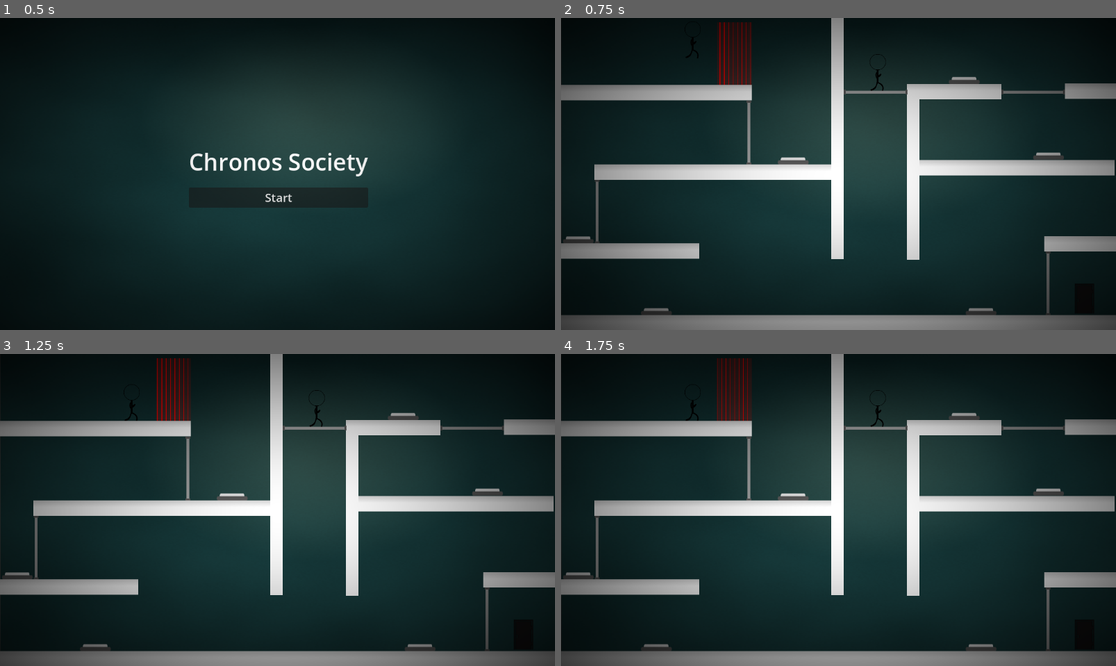
Above: before the commit, frames 1-4 (two rows, left to right).
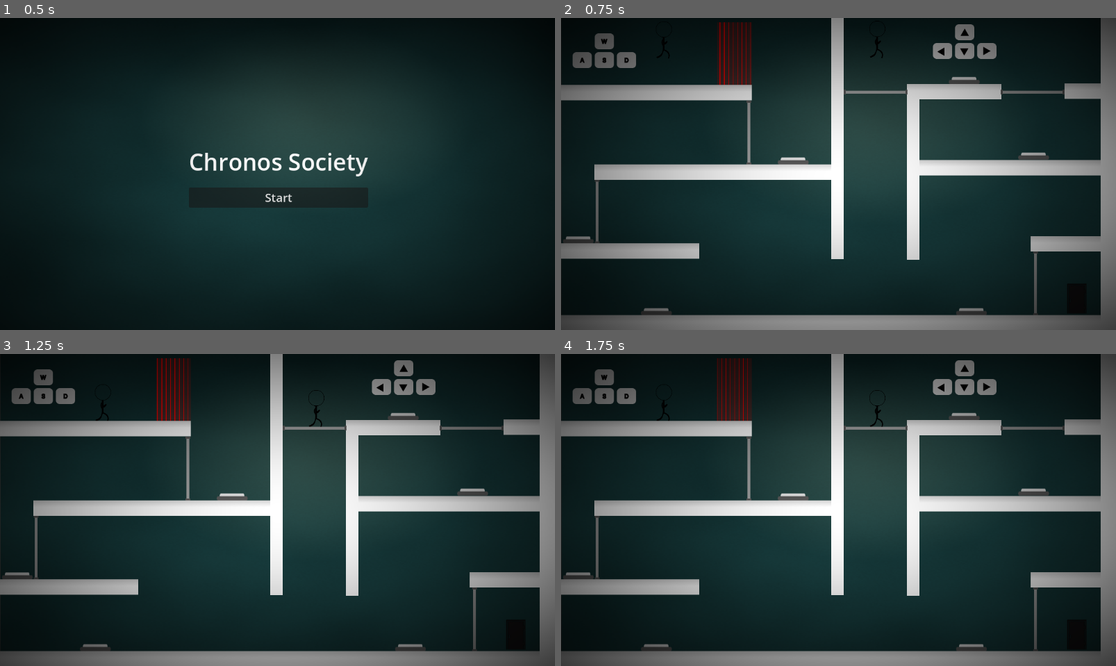
Above: after the commit, the same moments.

Repository: NahuelArrieta/ChronosSociety
Game: Godot game, scene res://ui/main_menu.tscn
The game is run twice, just before and just after one commit, with the same random seed, the same clock (stepped at 60 frames per second) and the same inputs.
Inputs:
- Up to frame 1 (0.5 s): no input
- Up to frame 2 (0.75 s): click "Start" at 0.5 s
- Up to frame 3 (1.25 s): no input
- Up to frame 4 (1.75 s): tap Space (REVERT_P1) at 1.35 s

Frame 1 is identical in both runs. In frame 2, 4.2% of the frame differs, in the area x 2-100%, y 0-96%; in frame 3, 4.2%; in frame 4, 4.2%.

Commit message:
Fix level (#13)
* fix kill zone

* add level logic

* fix button

* finish level

* finish level

* mino fixes

* add tutorials

Diff:
--- a/global.gd
+++ b/global.gd
@@ -14,3 +14,4 @@
 signal revert_stopped()
 signal buttonChanged(groupId: int, active: bool)
 signal game_won()
+signal tutorial(id: int, active: bool)
--- a/levels/level.tscn
+++ b/levels/level.tscn
@@ -13,6 +13,8 @@
 [ext_resource type="PackedScene" uid="uid://4brmlpdgi2ea" path="res://entities/enviroment/winning_door.tscn" id="10_ukwr8"]
 [ext_resource type="Script" uid="uid://bol7ttel1fahb" path="res://levels/scene_contoller.gd" id="11_pb8y7"]
 [ext_resource type="PackedScene" uid="uid://h4skg4i8mjva" path="res://entities/enviroment/killzone/killzone.tscn" id="12_hy0rb"]
+[ext_resource type="PackedScene" uid="uid://bccuddhtm4ue2" path="res://ui/tutorial_trigger.tscn" id="14_d7v53"]
+[ext_resource type="PackedScene" uid="uid://5i7ldojfh63i" path="res://ui/tutorial.tscn" id="15_0qmeg"]
 
 [node name="Node2D" type="Node2D"]
 
@@ -21,10 +23,10 @@
 scale = Vector2(1.01048, 1.04758)
 
 [node name="Player1" parent="." instance=ExtResource("1_80vhd")]
-position = Vector2(274, 41)
+position = Vector2(214, 41)
 
 [node name="Player2" parent="." instance=ExtResource("1_80vhd")]
-position = Vector2(658, 109)
+position = Vector2(657, 40)
 player_number = 2
 
 [node name="Platforms" type="Node" parent="."]
@@ -34,8 +36,8 @@
 scale = Vector2(13.3622, 1)
 
 [node name="Platform9" parent="Platforms" instance=ExtResource("2_hjsbj")]
-position = Vector2(1144, 152)
-scale = Vector2(6.1016, 1)
+position = Vector2(1088, 152)
+scale = Vector2(2.7016, 1)
 
 [node name="Platform3" parent="Platforms" instance=ExtResource("2_hjsbj")]
 position = Vector2(318, 320)
@@ -50,11 +52,11 @@
 scale = Vector2(12.6822, 1)
 
 [node name="Platform10" parent="Platforms" instance=ExtResource("2_hjsbj")]
-position = Vector2(1121, 469)
-scale = Vector2(7.40223, 1)
+position = Vector2(1063, 469)
+scale = Vector2(5.48223, 1)
 
 [node name="Platform7" parent="Platforms" instance=ExtResource("2_hjsbj")]
-position = Vector2(586, 633)
+position = Vector2(553, 633)
 scale = Vector2(37.5222, 1)
 
 [node name="Platform8" parent="Platforms" instance=ExtResource("2_hjsbj")]
@@ -66,7 +68,7 @@
 scale = Vector2(1, 20.6)
 
 [node name="Wall2" parent="Platforms" instance=ExtResource("4_mxp4k")]
-position = Vector2(1169, 301)
+position = Vector2(1136, 301)
 scale = Vector2(1, 20.6)
 
 [node name="Wall3" parent="Platforms" instance=ExtResource("4_mxp4k")]
@@ -95,7 +97,7 @@
 [node name="Door 1" type="Node" parent="Enviroment"]
 
 [node name="Button" parent="Enviroment/Door 1" instance=ExtResource("4_5mrsh")]
-position = Vector2(1012, 285)
+position = Vector2(981, 285)
 groupId = 1
 
 [node name="Door2" parent="Enviroment/Door 1" instance=ExtResource("5_safpt")]
@@ -105,7 +107,7 @@
 [node name="Door 2" type="Node" parent="Enviroment"]
 
 [node name="Door" parent="Enviroment/Door 2" instance=ExtResource("5_safpt")]
-position = Vector2(980, 154)
+position = Vector2(979, 154)
 rotation = 1.5708
 groupId = 2
 
@@ -143,11 +145,11 @@
 [node name="Door 5" type="Node" parent="Enviroment"]
 
 [node name="Button3" parent="Enviroment/Door 5" instance=ExtResource("4_5mrsh")]
-position = Vector2(872, 608)
+position = Vector2(852, 608)
 groupId = 5
 
 [node name="Door3" parent="Enviroment/Door 5" instance=ExtResource("5_safpt")]
-position = Vector2(1011, 551)
+position = Vector2(985, 551)
 groupId = 5
 
 [node name="AudioStreamPlayer2D" type="AudioStreamPlayer2D" parent="."]
@@ -163,8 +165,50 @@
 [node name="TimeTravelController" parent="." instance=ExtResource("9_ukwr8")]
 
 [node name="WinningDoor" parent="." instance=ExtResource("10_ukwr8")]
-position = Vector2(1085, 583)
+position = Vector2(1069, 583)
 scale = Vector2(0.5, 0.5)
 
 [node name="SceneContoller" type="Node" parent="."]
 script = ExtResource("11_pb8y7")
+
+[node name="Tutorials" type="Node" parent="."]
+
+[node name="Trigger" parent="Tutorials" instance=ExtResource("14_d7v53")]
+position = Vector2(164, 70)
+scale = Vector2(-15.936, -6.89941)
+
+[node name="Trigger2" parent="Tutorials" instance=ExtResource("14_d7v53")]
+position = Vector2(653, 73)
+scale = Vector2(-6.36707, -7.40513)
+id = 1
+
+[node name="Trigger3" parent="Tutorials" instance=ExtResource("14_d7v53")]
+position = Vector2(227, 238)
+rotation = -3.14159
+scale = Vector2(15.2781, 6.19777)
+id = 2
+
+[node name="Trigger4" parent="Tutorials" instance=ExtResource("14_d7v53")]
+position = Vector2(653, 268)
+rotation = -3.14159
+scale = Vector2(6.07896, 10.538)
+id = 3
+
+[node name="Tutorial" parent="Tutorials" instance=ExtResource("15_0qmeg")]
+position = Vector2(90, 68)
+sprite = "wasd"
+
+[node name="Tutorial2" parent="Tutorials" instance=ExtResource("15_0qmeg")]
+position = Vector2(838, 49)
+id = 1
+sprite = "arrows"
+
+[node name="Tutorial3" parent="Tutorials" instance=ExtResource("15_0qmeg")]
+position = Vector2(137, 237)
+id = 2
+sprite = "space"
+
+[node name="Tutorial4" parent="Tutorials" instance=ExtResource("15_0qmeg")]
+position = Vector2(653, 363)
+id = 3
+sprite = "shift"
--- /dev/null
+++ b/ui/tutorial.gd
@@ -0,0 +1,17 @@
+extends Node2D
+
+@export var id: int
+@export var sprite: String
+
+func _ready() -> void:
+	$Animation.play(sprite)
+	$Animation.visible = false
+	Global.tutorial.connect(setSprite)
+
+func setSprite(triggerId: int, active: bool):
+	if triggerId != id:
+		return
+	if active:
+		$Animation.visible = true
+	else:
+		$Animation.visible = false
--- /dev/null
+++ b/ui/tutorial.tscn
@@ -0,0 +1,49 @@
+[gd_scene load_steps=7 format=3 uid="uid://5i7ldojfh63i"]
+
+[ext_resource type="Texture2D" uid="uid://d1rfx5pdabp46" path="res://ui/tutorials/Group 9.png" id="1_iambg"]
+[ext_resource type="Script" uid="uid://5awjgmpulnbc" path="res://ui/tutorial.gd" id="1_mhju0"]
+[ext_resource type="Texture2D" uid="uid://d3g21715dek32" path="res://ui/tutorials/Group 11.png" id="2_mhju0"]
+[ext_resource type="Texture2D" uid="uid://cvetby14w7rdh" path="res://ui/tutorials/Group 10.png" id="3_t5qxu"]
+[ext_resource type="Texture2D" uid="uid://co7v1yf3bc56d" path="res://ui/tutorials/Group 8.png" id="4_nyfxi"]
+
+[sub_resource type="SpriteFrames" id="SpriteFrames_ry65p"]
+animations = [{
+"frames": [{
+"duration": 1.0,
+"texture": ExtResource("1_iambg")
+}],
+"loop": true,
+"name": &"arrows",
+"speed": 5.0
+}, {
+"frames": [{
+"duration": 1.0,
+"texture": ExtResource("2_mhju0")
+}],
+"loop": true,
+"name": &"shift",
+"speed": 5.0
+}, {
+"frames": [{
+"duration": 1.0,
+"texture": ExtResource("3_t5qxu")
+}],
+"loop": true,
+"name": &"space",
+"speed": 5.0
+}, {
+"frames": [{
+"duration": 1.0,
+"texture": ExtResource("4_nyfxi")
+}],
+"loop": true,
+"name": &"wasd",
+"speed": 5.0
+}]
+
+[node name="Tutorial" type="Node2D"]
+script = ExtResource("1_mhju0")
+
+[node name="Animation" type="AnimatedSprite2D" parent="."]
+sprite_frames = SubResource("SpriteFrames_ry65p")
+animation = &"shift"
--- /dev/null
+++ b/ui/tutorial_trigger.gd
@@ -0,0 +1,10 @@
+extends Area2D
+
+@export var id: int
+
+func _on_body_entered(body: Node2D) -> void:
+	Global.tutorial.emit(id, true)
+
+
+func _on_body_exited(body: Node2D) -> void:
+	Global.tutorial.emit(id, false)
--- /dev/null
+++ b/ui/tutorial_trigger.tscn
@@ -0,0 +1,14 @@
+[gd_scene load_steps=3 format=3 uid="uid://bccuddhtm4ue2"]
+
+[ext_resource type="Script" uid="uid://rmxj8takehn7" path="res://ui/tutorial_trigger.gd" id="1_acyg1"]
+
+[sub_resource type="RectangleShape2D" id="RectangleShape2D_tbvck"]
+
+[node name="Trigger" type="Area2D"]
+script = ExtResource("1_acyg1")
+
+[node name="CollisionShape2D" type="CollisionShape2D" parent="."]
+shape = SubResource("RectangleShape2D_tbvck")
+
+[connection signal="body_entered" from="." to="." method="_on_body_entered"]
+[connection signal="body_exited" from="." to="." method="_on_body_exited"]
Not shown, changed: export/index.apple-touch-icon.png.import
Not shown, changed: export/index.icon.png.import
Not shown, changed: export/index.png.import
Not shown: 1 places in levels/level.tscn that only renumber resources
Not shown, added: ui/tutorial.gd.uid
Not shown, added: ui/tutorial_trigger.gd.uid
Binary file added: ui/tutorials/Group 10.png
Not shown, added: ui/tutorials/Group 10.png.import
Binary file added: ui/tutorials/Group 11.png
Not shown, added: ui/tutorials/Group 11.png.import
Binary file added: ui/tutorials/Group 8.png
Not shown, added: ui/tutorials/Group 8.png.import
(and 6 more such lines)
